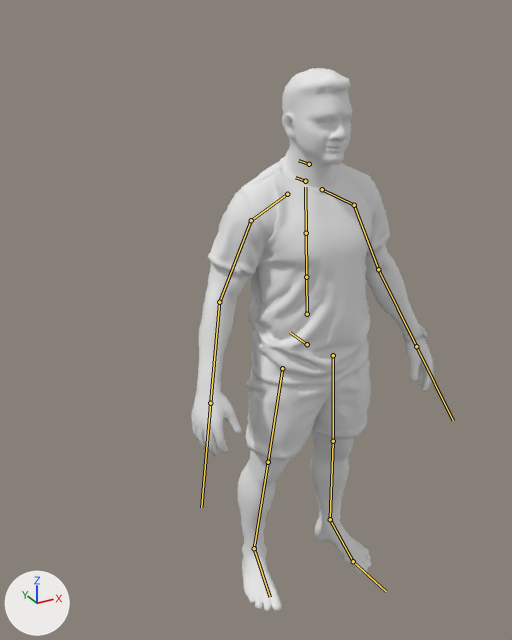
Two versions of the glTF model frontend/public/futevolei/assets/models/gustavo-rig.glb, one commit apart.
Camera for both pictures: a 50 mm lens placed at (-63.5, -147.3, 55.7), pointed at (7.1, -18.8, -8.5). Every picture has the same lights, and +X, +Y and +Z are marked at lower left. The first picture is the older version. The bones that change, and the others that lie on the model, are drawn over the model as lines.

In view in the first picture: 'tripo_node_44ef8c69'.
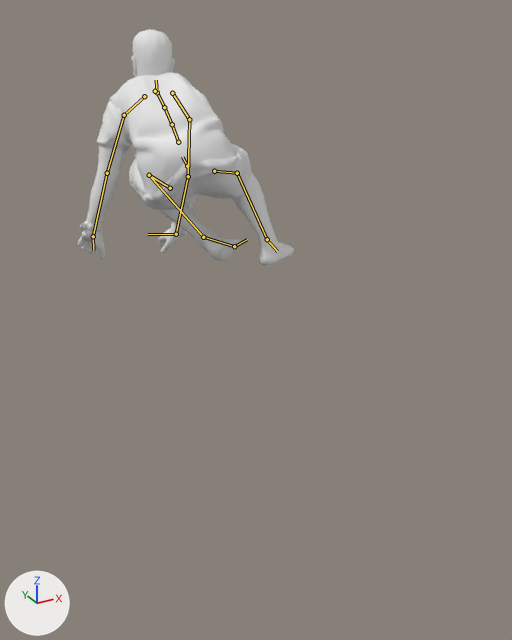
The newer file adds an action. The first version stands in its rest pose; the second is drawn at frame 52 of the action 'aguia'.

Boxes [x1, y1, x2, y2] around the edits, measured in the pictures (512 x 640 px):
'tripo_node_44ef8c69', posed (11% narrower, 57% shorter)
    before: [191, 68, 434, 612]
    after: [77, 29, 294, 265]
bone 'mixamorigHips', root to tip
    before: (307, 344) to (290, 332)
    after: (187, 166) to (182, 157)
bone 'mixamorigSpine', root to tip
    before: (307, 314) to (306, 277)
    after: (178, 142) to (172, 124)
bone 'mixamorigSpine1', root to tip
    before: (306, 277) to (306, 233)
    after: (172, 124) to (164, 107)
bone 'mixamorigSpine2', root to tip
    before: (306, 233) to (305, 187)
    after: (164, 107) to (158, 94)
bone 'mixamorigNeck', root to tip
    before: (305, 181) to (295, 177)
    after: (157, 92) to (156, 80)
bone 'mixamorigHead', root to tip
    before: (309, 164) to (298, 160)
    after: (155, 91) to (158, 89)
bone 'mixamorigLeftShoulder', root to tip
    before: (322, 189) to (354, 205)
    after: (144, 96) to (124, 115)
bone 'mixamorigLeftArm', root to tip
    before: (354, 205) to (378, 269)
    after: (124, 115) to (107, 173)
bone 'mixamorigLeftForeArm', root to tip
    before: (378, 269) to (416, 346)
    after: (107, 173) to (93, 236)
bone 'mixamorigLeftHand', root to tip
    before: (416, 346) to (453, 420)
    after: (93, 236) to (93, 250)
bone 'mixamorigRightShoulder', root to tip
    before: (287, 194) to (251, 220)
    after: (172, 93) to (189, 119)
bone 'mixamorigRightArm', root to tip
    before: (251, 220) to (219, 302)
    after: (189, 119) to (188, 176)
bone 'mixamorigRightForeArm', root to tip
    before: (219, 302) to (210, 403)
    after: (188, 176) to (176, 234)
bone 'mixamorigRightHand', root to tip
    before: (210, 403) to (201, 507)
    after: (176, 234) to (147, 234)
bone 'mixamorigRightUpLeg', root to tip
    before: (282, 368) to (268, 462)
    after: (214, 171) to (237, 173)
bone 'mixamorigRightLeg', root to tip
    before: (268, 462) to (254, 548)
    after: (237, 173) to (267, 239)
bone 'mixamorigRightFoot', root to tip
    before: (254, 548) to (270, 597)
    after: (267, 239) to (277, 251)
bone 'mixamorigLeftUpLeg', root to tip
    before: (333, 355) to (333, 441)
    after: (170, 188) to (149, 175)
bone 'mixamorigLeftLeg', root to tip
    before: (333, 441) to (330, 519)
    after: (149, 175) to (203, 237)
bone 'mixamorigLeftFoot', root to tip
    before: (330, 519) to (353, 561)
    after: (203, 237) to (234, 246)
bone 'mixamorigLeftToeBase', root to tip
    before: (353, 561) to (386, 591)
    after: (234, 246) to (247, 239)

The edits, one by one:
Bone 'mixamorigHips' (bone_mixamorighips) moves from (0.0, 0.0, 0.0) to (0.0, 50.9, 22.9).
Bone 'mixamorigHips' (bone_mixamorighips) turns from (0, 0, 0) to (33, 19, 157) degrees about its own x, y and z.
Bone 'mixamorigSpine' (bone_mixamorigspine) turns from (0, 0, 0) to (33, 11, 4) degrees about its own x, y and z.
Bone 'mixamorigSpine1' (bone_mixamorigspine1) turns from (0, 0, 0) to (4, 3, 0) degrees about its own x, y and z.
Bone 'mixamorigSpine2' (bone_mixamorigspine2) turns from (0, 0, 0) to (4, 3, 0) degrees about its own x, y and z.
Bone 'mixamorigNeck' (bone_mixamorigneck) turns from (0, 0, 0) to (-3, 0, 0) degrees about its own x, y and z.
Bone 'mixamorigHead' (bone_mixamorighead) turns from (0, 0, 0) to (-61, 3, 10) degrees about its own x, y and z.
Bone 'mixamorigLeftShoulder' (bone_mixamorigleftshoulder) turns from (0, 0, 0) to (8, 10, 18) degrees about its own x, y and z.
Bone 'mixamorigLeftArm' (bone_mixamorigleftarm) turns from (0, 0, 0) to (-33, 0, 51) degrees about its own x, y and z.
Bone 'mixamorigLeftForeArm' (bone_mixamorigleftforearm) turns from (0, 0, 0) to (-5, 0, -14) degrees about its own x, y and z.
Bone 'mixamorigLeftHand' (bone_mixamoriglefthand) turns from (0, 0, 0) to (-38, 58, 26) degrees about its own x, y and z.
Bone 'mixamorigRightShoulder' (bone_mixamorigrightshoulder) turns from (0, 0, 0) to (1, -17, -61) degrees about its own x, y and z.
Bone 'mixamorigRightArm' (bone_mixamorigrightarm) turns from (0, 0, 0) to (-23, 17, -45) degrees about its own x, y and z.
Bone 'mixamorigRightForeArm' (bone_mixamorigrightforearm) turns from (0, 0, 0) to (-5, 0, 9) degrees about its own x, y and z.
Bone 'mixamorigRightHand' (bone_mixamorigrighthand) turns from (0, 0, 0) to (-66, -66, 3) degrees about its own x, y and z.
Bone 'mixamorigRightUpLeg' (bone_mixamorigrightupleg) turns from (0, 0, 0) to (105, 17, -4) degrees about its own x, y and z.
Bone 'mixamorigRightLeg' (bone_mixamorigrightleg) turns from (0, 0, 0) to (-119, 4, 4) degrees about its own x, y and z.
Bone 'mixamorigRightFoot' (bone_mixamorigrightfoot) turns from (0, 0, 0) to (41, 15, 19) degrees about its own x, y and z.
Bone 'mixamorigLeftUpLeg' (bone_mixamorigleftupleg) turns from (0, 0, 0) to (131, -7, -21) degrees about its own x, y and z.
Bone 'mixamorigLeftLeg' (bone_mixamorigleftleg) turns from (0, 0, 0) to (-130, -13, -5) degrees about its own x, y and z.
Bone 'mixamorigLeftFoot' (bone_mixamorigleftfoot) turns from (0, 0, 0) to (-1, 15, -27) degrees about its own x, y and z.
Bone 'mixamorigLeftToeBase' (bone_mixamoriglefttoebase) turns from (0, 0, 0) to (8, -1, 0) degrees about its own x, y and z.
